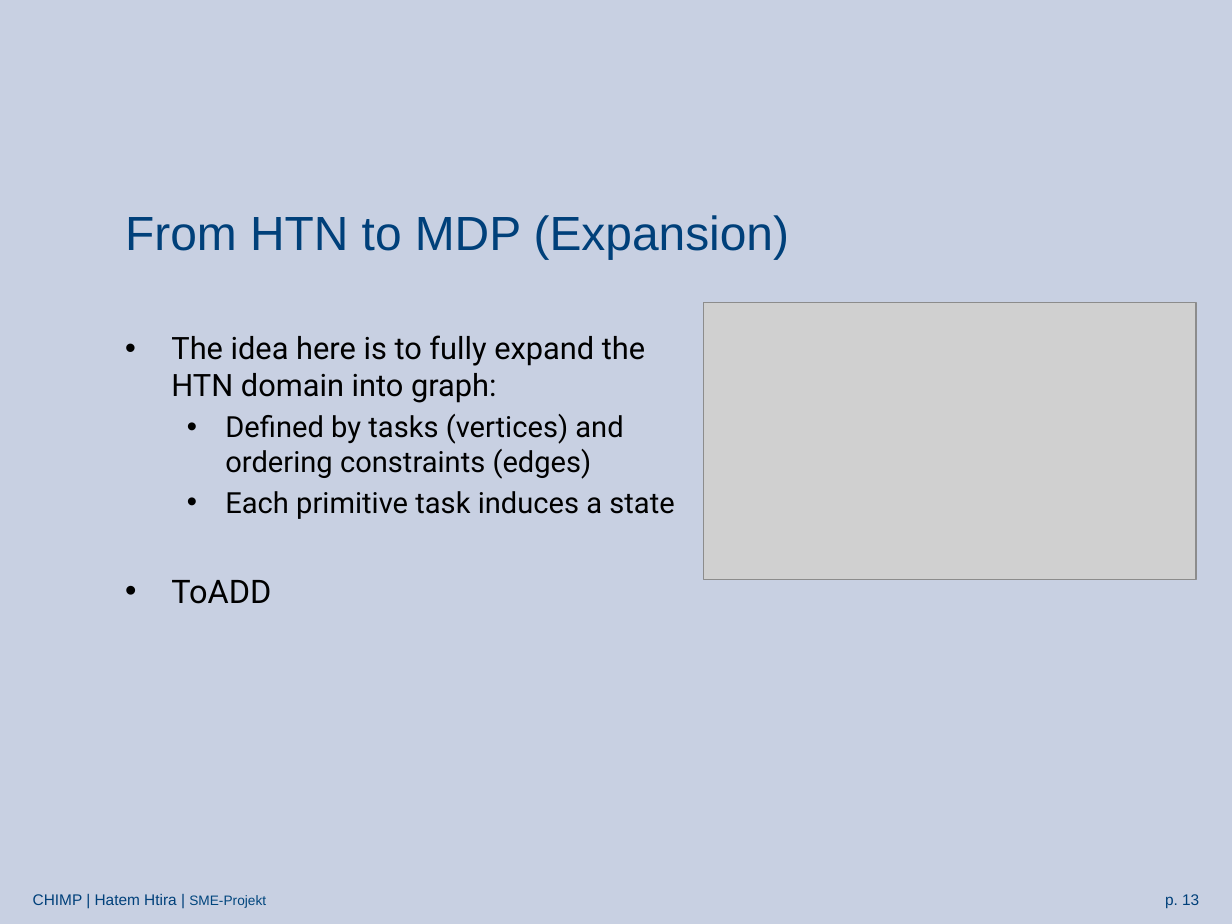
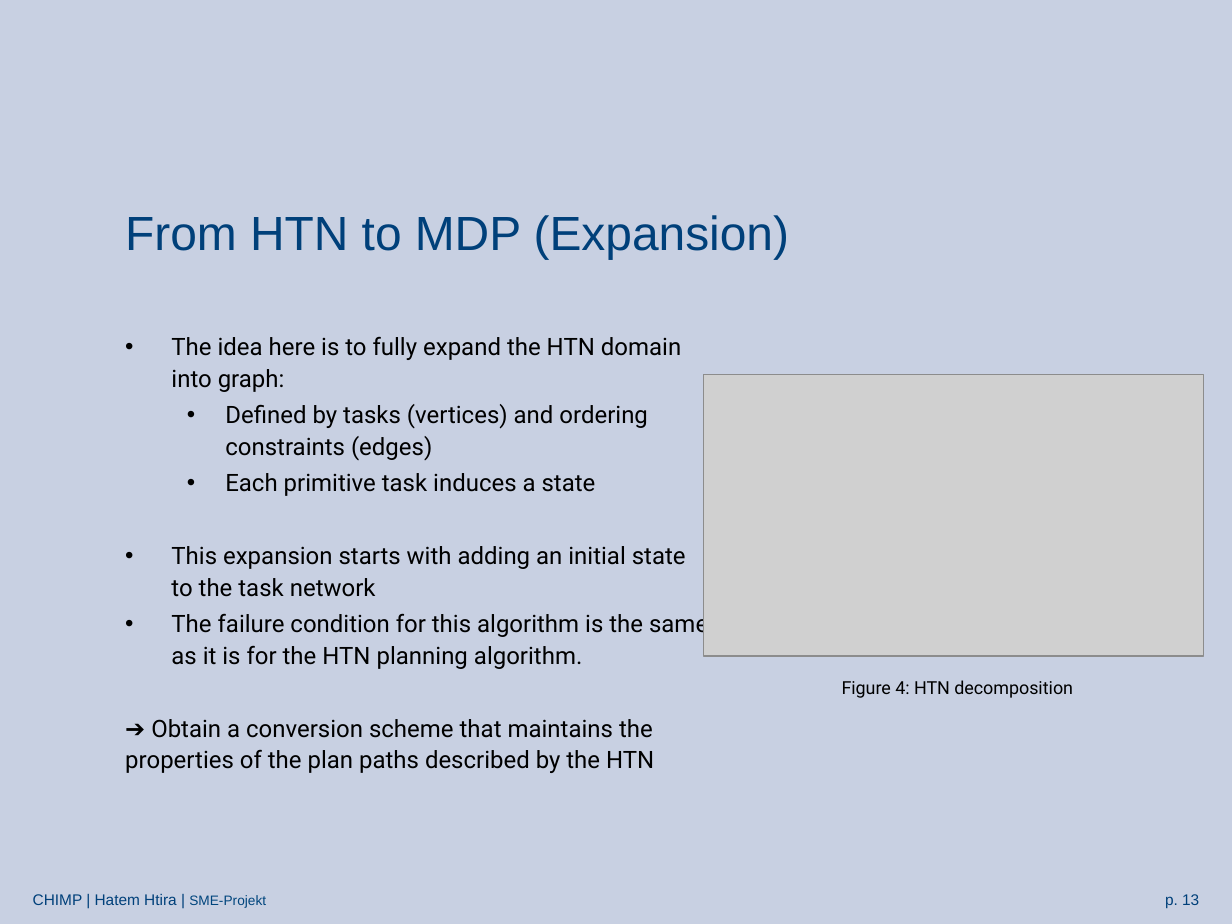
Before and after one commit to htiraHatem/CHIMP_MDP, a slide deck: slide 13 of HTN2MDP presentation.pptx. Drawn at 1232x924 pixels with LibreOffice and Linux fonts; fonts in the diff are those of the drawing; grey boxes stand for pictures; background and template pictures are left out. Boxes give left, top, right and bottom in pixels: in the first picture for what was removed or moved away, otherwise in the second. Text is boxed around its words. In the diff, an @@ line names an element or a change of style, - is before the commit and + after.

Commit message:
PPT (final version)

```diff
--- a/HTN2MDP presentation.pptx
+++ b/HTN2MDP presentation.pptx
@@ text at box(171, 336, 681, 496): size 18 to 14 pt in "The idea here is to fully expand ..."; size 17 to 14 pt in "Defined by tasks (vertices) and ordering constraints ...", "Each primitive task induces a state"; line spacing 1 to 1.1 @@
@@ picture: place and size @@
-picture at box(703, 303, 1196, 580)
+picture at box(703, 375, 1204, 655)
@@ text at box(125, 546, 708, 773): text changed; size 19 to 14 pt @@
-• ToADD
+• This expansion starts with adding an initial state to the task network
+• The failure condition for this algorithm is the same as it is for the HTN planning algorithm.
+➔ Obtain a conversion scheme that maintains the properties of the plan paths described by the HTN
@@ text added at box(842, 680, 1073, 698), 10.5 pt, text #000000 @@
+Figure 4: HTN decomposition
```
Also in this commit, not shown: 13 other slides changed, 3 slides added, 6 slides removed.
